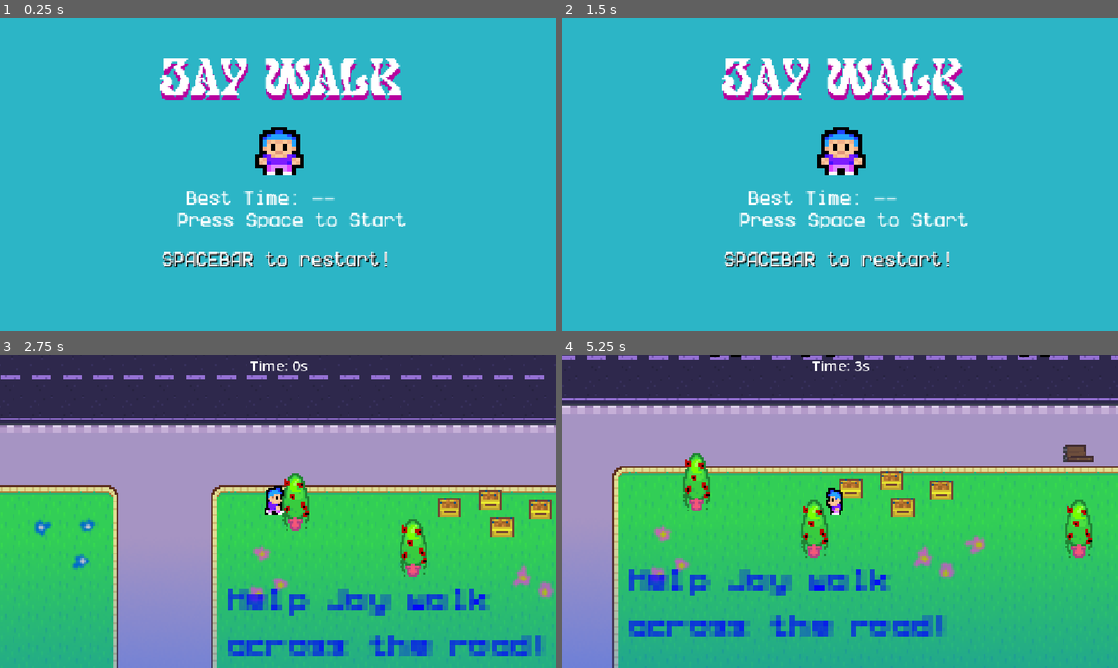
Above: before the commit, frames 1-4 (two rows, left to right).
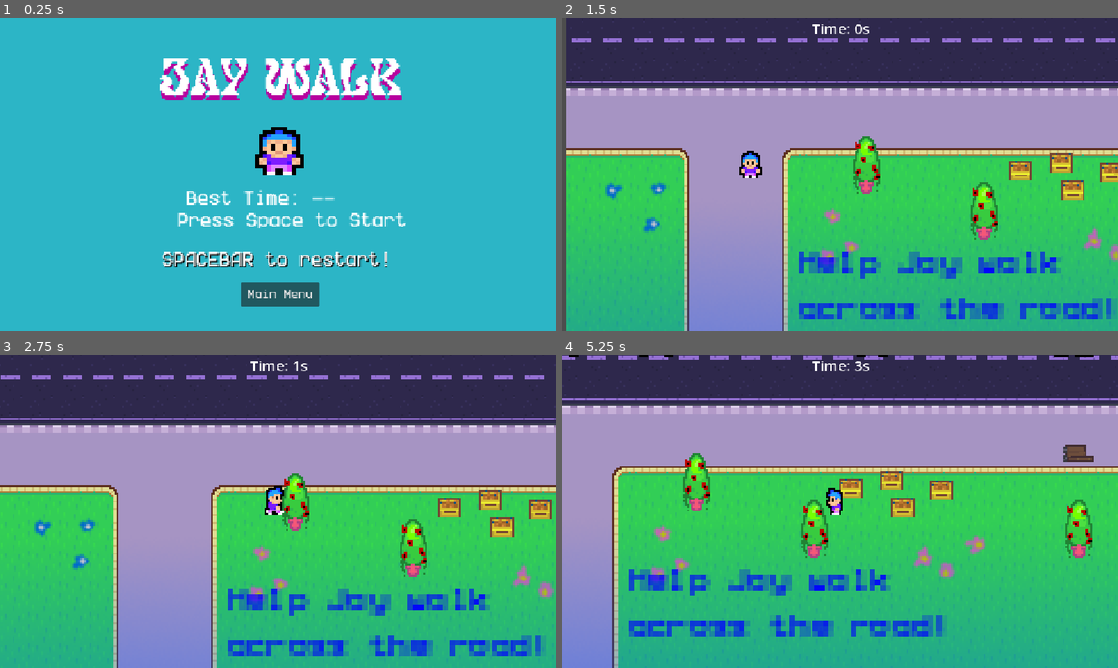
Above: after the commit, the same moments.

Repository: 1zz222/JayWalkGameFinal
Game: Godot game, scene res://scenes/Title.tscn
Two runs of this game, one before a commit and one after it. Both use one fixed random seed, a clock stepped at 60 frames per second and the inputs below. This scene is started directly instead of the project's main scene.
Inputs (mouse positions are in pixels of both pictures, inside the frame that each line leads up to):
- Up to frame 1 (0.25 s): no input
- Up to frame 2 (1.5 s): click (840, 293) at 0.5 s, where only the run after the commit has a clickable "Main Menu"; click (834, 143) at 1.25 s, where only the run after the commit has a clickable "Play"
- Up to frame 3 (2.75 s): tap Space (Space) at 2, 2.1 s; hold Right (Right) from 2.03 s (still down)
- Up to frame 4 (5.25 s): release Right (Right) at 2.78 s; hold S (Down) 2.78-3.53 s; tap Space (Space) every 0.75 s from 2.85 to 5.1 s; hold Right (Right) 3.53-4.28 s; hold W (Up) 4.28-5.03 s; hold Left (Left) from 5.03 s (still down)

The runs differ from the first frame. In frame 1, 1.1% of the frame differs, in the area x 43-58%, y 84-93%; in frame 2, 100%, in the area x 0-100%, y 0-100%; in frame 3, less than 0.1%; in frame 4, 0.2%.

Commit message:
finalfinalpush

Diff:
--- a/scenes/Title.tscn
+++ b/scenes/Title.tscn
@@ -112,3 +112,15 @@
 theme_override_fonts/font = ExtResource("3_2sdm5")
 text = "SPACEBAR to restart!
 "
+
+[node name="MainMenuButton" type="Button" parent="."]
+layout_mode = 0
+offset_left = 499.0
+offset_top = 547.0
+offset_right = 662.0
+offset_bottom = 598.0
+theme_override_fonts/font = ExtResource("3_2sdm5")
+theme_override_font_sizes/font_size = 20
+text = "Main Menu"
+
+[connection signal="pressed" from="MainMenuButton" to="." method="_on_main_menu_button_pressed"]
--- a/scenes/game.gd
+++ b/scenes/game.gd
@@ -42,6 +42,5 @@
 func _on_start_button_pressed() -> void:
 	pass # Replace with function body.
 
-
-func _on_quit_button_pressed() -> void:
+func _on_main_menu_button_pressed() -> void:
 	pass # Replace with function body.
--- a/scenes/title.gd
+++ b/scenes/title.gd
@@ -18,3 +18,8 @@
 func _process(_delta: float) -> void:
 	if Input.is_action_just_pressed("Space"):
 		get_tree().change_scene_to_file("res://scenes/game.tscn")
+
+
+func _on_main_menu_button_pressed() -> void:
+	get_tree().paused = false
+	get_tree().change_scene_to_file("res://scenes/main_menu.tscn")
